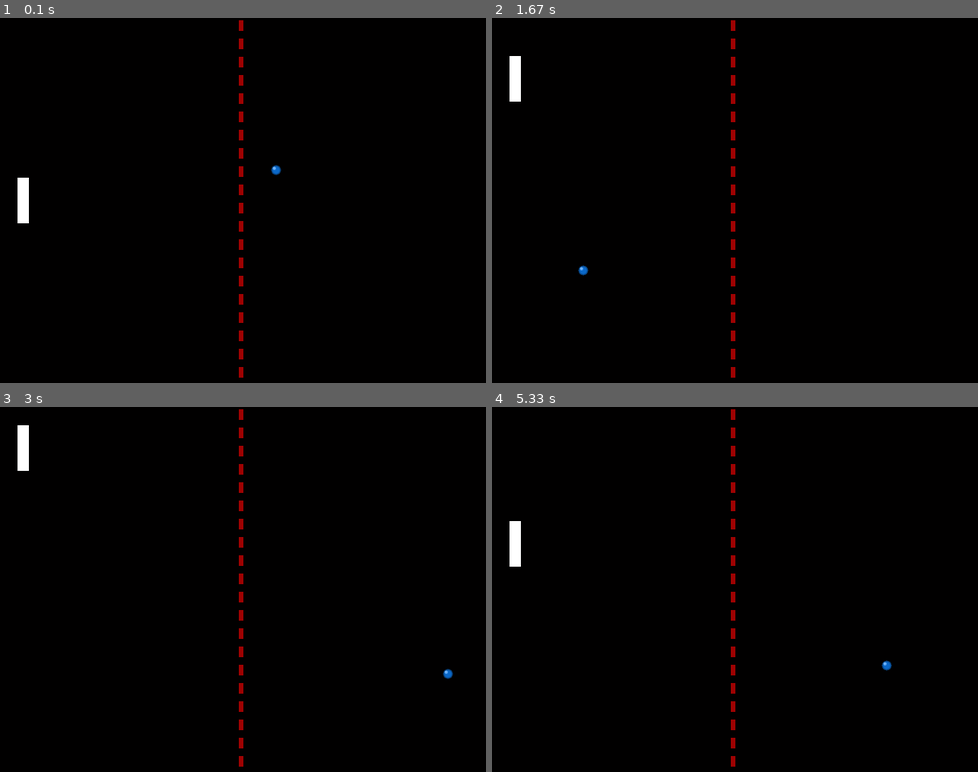
Above: before the commit, frames 1-4 (two rows, left to right).
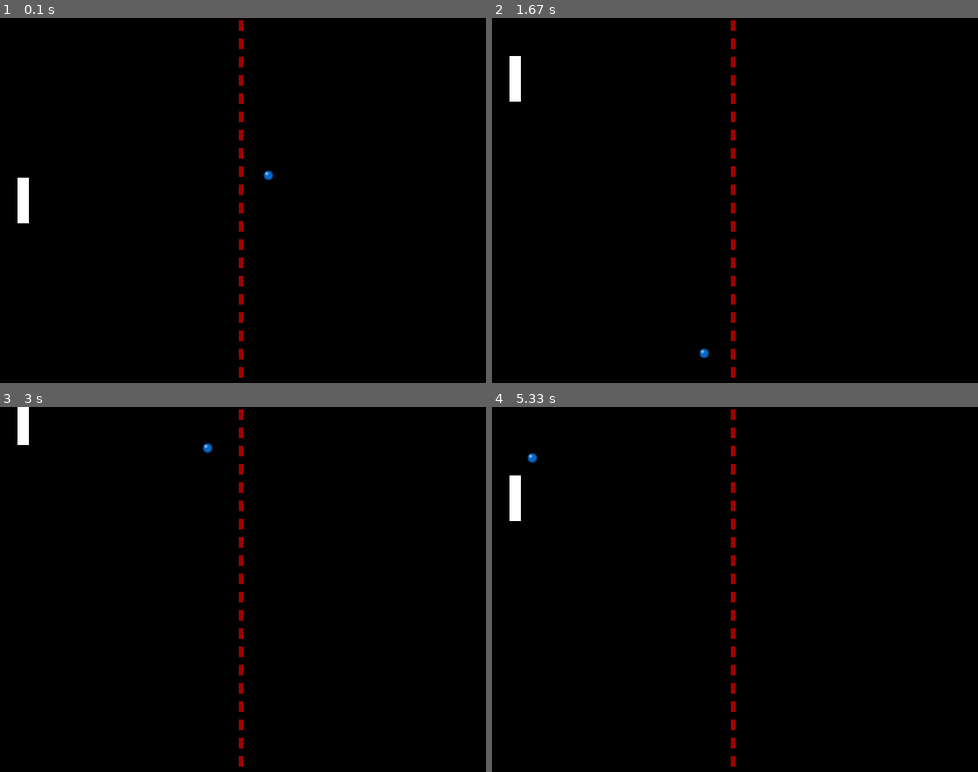
Above: after the commit, the same moments.

Repository: alejandro-medina/pygame-tutorial
Game: pygame game, started from pong.py
The game is run twice, just before and just after one commit, with the same random seed, the same clock (stepped at 60 frames per second) and the same inputs.
Inputs:
- Up to frame 1 (0.1 s): no input
- Up to frame 2 (1.67 s): hold Up 0.33-0.8 s; hold Down 0.83-1.13 s; hold Up 1.17-1.53 s; hold Down from 1.57 s (still down)
- Up to frame 3 (3 s): release Down at 1.93 s; hold Up 1.97-2.27 s; hold Down 2.3-2.6 s; hold Up from 2.63 s (still down)
- Up to frame 4 (5.33 s): release Up at 3 s; hold Down 3.03-3.4 s; hold Up 3.43-3.73 s; hold Down 3.77-4.07 s; hold Up 4.1-4.47 s; hold Down 4.5-4.87 s; hold Up 4.9-5.2 s; hold Down from 5.23 s (still down)

The runs differ from the first frame. In frame 1, less than 0.1% of the frame differs, in the area x 54-58%, y 40-45%; in frame 2, less than 0.1%; in frame 3, 0.4%; in frame 4, 0.7%, in the area x 3-83%, y 12-73%.

Commit message:
Identificar si la pelota golpea la pala

Diff:
--- a/pong.py
+++ b/pong.py
@@ -16,7 +16,7 @@
 		self.rect = self.image.get_rect()
 		self.rect.centerx = x
 		self.rect.centery = HEIGHT / 2
-		self.speed = 0.5
+		self.speed = 0.6
 	def move(self, time, keys):
 		if self.rect.top >= 0:
 			if keys[K_UP]:
@@ -32,9 +32,9 @@
 		self.rect = self.image.get_rect()
 		self.rect.centerx = WIDTH / 2
 		self.rect.centery = HEIGHT / 2
-		self.speed = [0.5, -0.5]
+		self.speed = [0.4, -0.4]
 
-	def update(self, time):
+	def update(self, time, pala_player):
 		self.rect.centerx += self.speed[0] * time
 		self.rect.centery += self.speed[1] * time
 		if self.rect.left <= 0 or self.rect.right >= WIDTH:
@@ -43,6 +43,10 @@
 		if self.rect.bottom >= HEIGHT or self.rect.top <= 0:
 			self.speed[1] = -self.speed[1]
 			self.rect.centery += self.speed[1] * time
+
+		if pygame.sprite.collide_rect(self, pala_player):
+				self.speed[0] = -self.speed[0]
+				self.rect.centerx += self.speed[0] * time
 
 # Functions
 
@@ -79,7 +83,7 @@
 
 		time = clock.tick(60)
 		keys = pygame.key.get_pressed()
-		ball.update(time)
+		ball.update(time, pala_player)
 		pala_player.move(time, keys)
 
 		screen.blit(bg, (0, 0))
